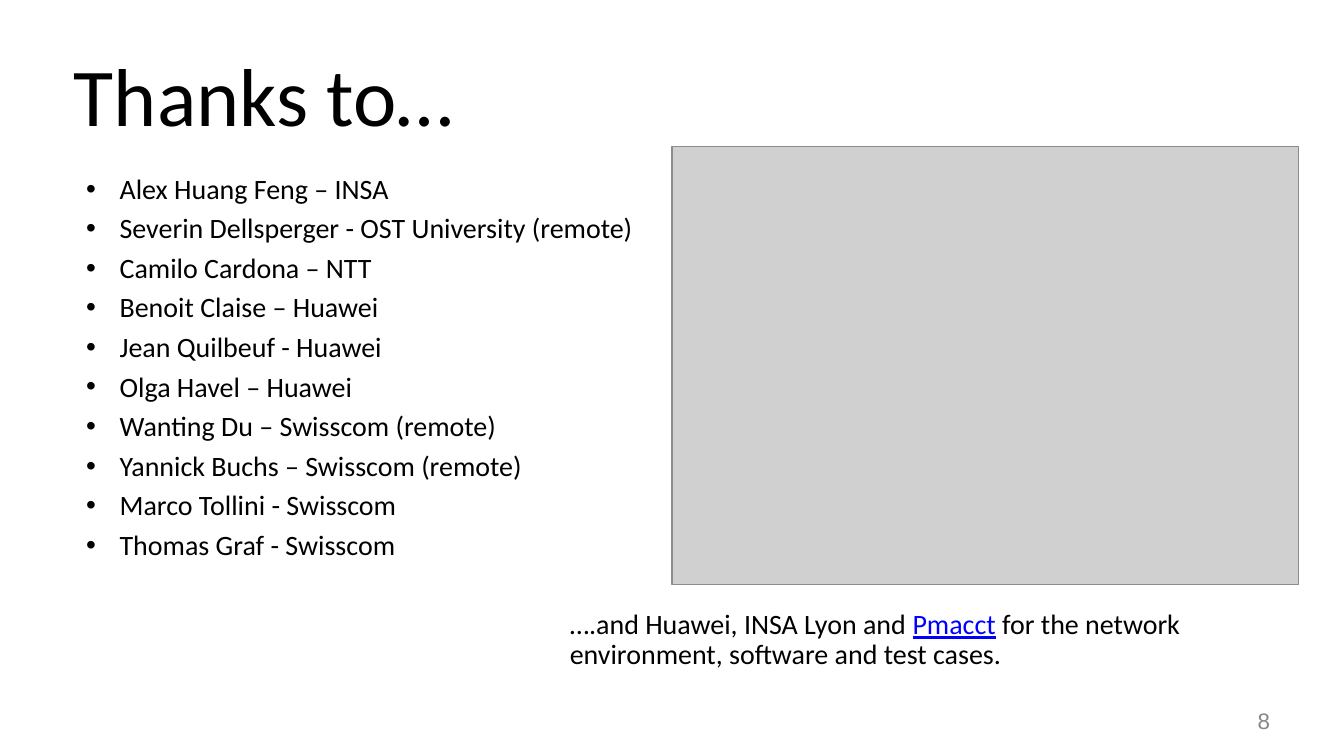
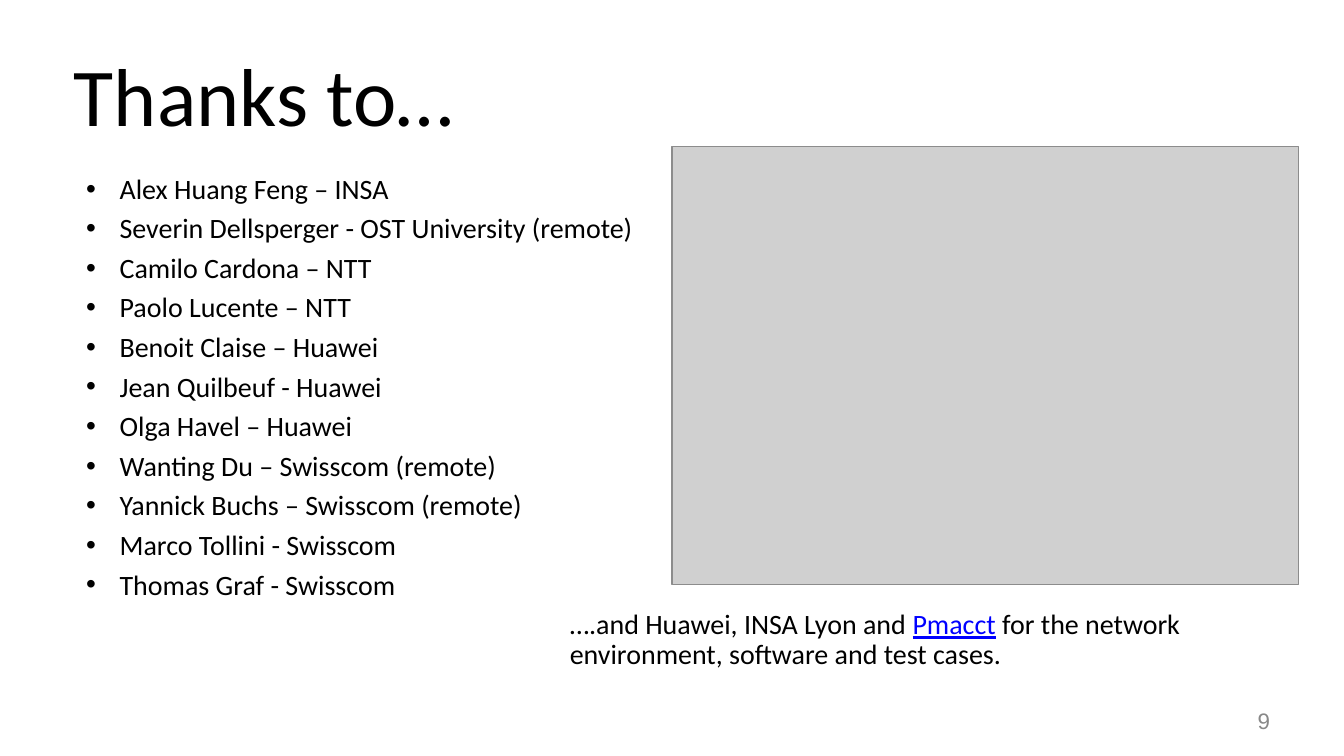
Before and after one commit to IETF-Hackathon/ietf116-project-presentations, a slide deck: slide 9 of ietf-116-hackathon-srv6-on-path-delay-anomaly-detection.pptx (slide 8 before the commit). Drawn at 1344x756 pixels with LibreOffice and Linux fonts; fonts in the diff are those of the drawing; grey boxes stand for pictures. Boxes give left, top, right and bottom in pixels: in the first picture for what was removed or moved away, otherwise in the second. Text is boxed around its words. In the diff, an @@ line names an element or a change of style, - is before the commit and + after.

```diff
--- a/ietf-116-hackathon-srv6-on-path-delay-anomaly-detection.pptx
+++ b/ietf-116-hackathon-srv6-on-path-delay-anomaly-detection.pptx
@@ text at <box>120,297,351,318</box>: paragraph added @@
+• Paolo Lucente – NTT
@@ page number at <box>1258,713,1270,729</box>: text changed @@
-8
+9
```
Also in this commit, not shown: 1 other slide changed, 1 slide added, 1 other file.
